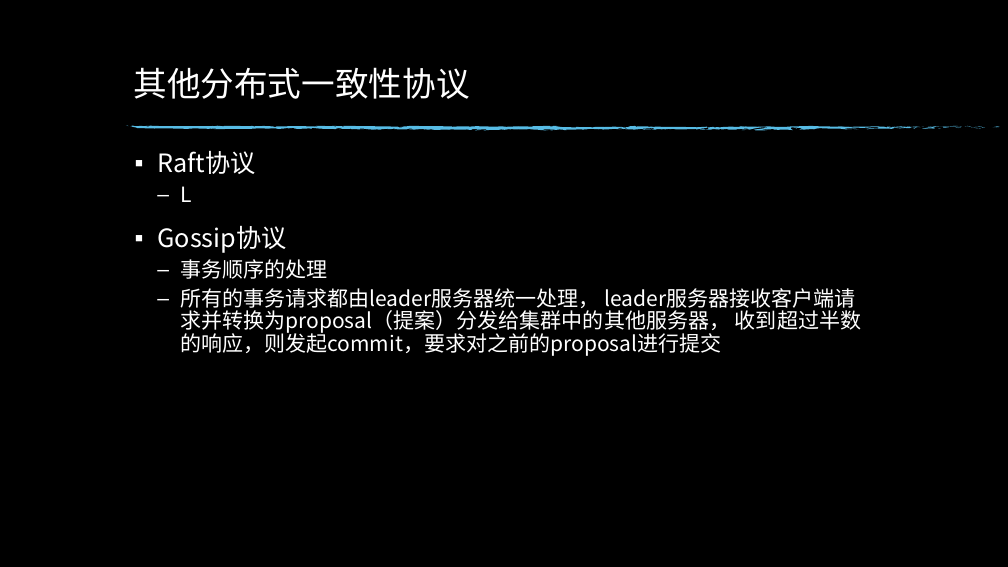
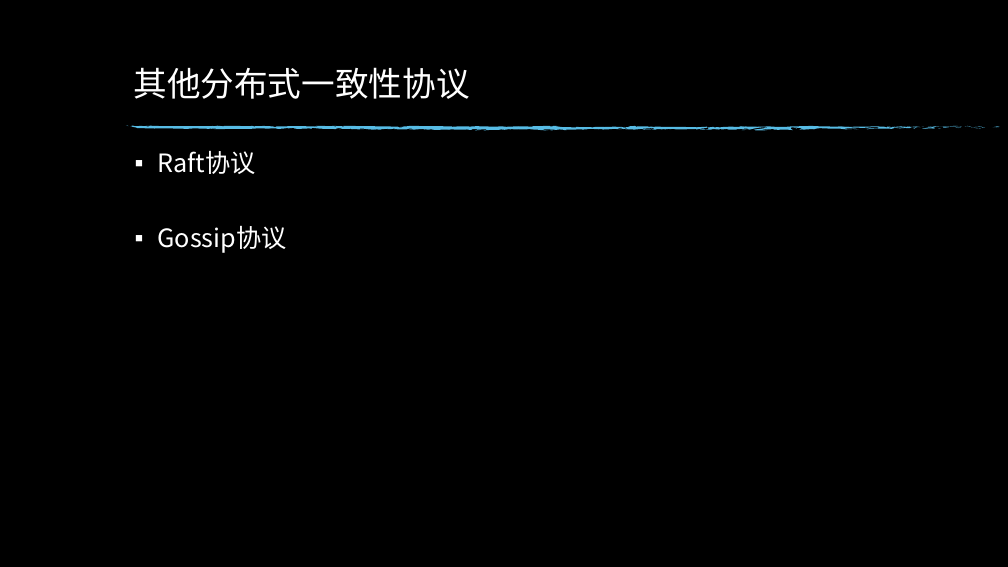
Before and after one commit to edwin1215/edwin, a slide deck: slide 28 of 分布式一致性原理.pptx (slide 21 before the commit). Drawn at 1008x567 pixels with LibreOffice and Linux fonts; fonts in the diff are those of the drawing; background and template pictures are left out. Boxes give left, top, right and bottom in pixels: in the first picture for what was removed or moved away, otherwise in the second. Text is boxed around its words. In the diff, an @@ line names an element or a change of style, - is before the commit and + after.

```diff
--- a/分布式一致性原理.pptx
+++ b/分布式一致性原理.pptx
@@ text at <box>180,186,191,202</box>: paragraph removed @@
-  – L
@@ text at <box>180,259,861,356</box>: paragraphs removed @@
-  – 事务顺序的处理
-  – 所有的事务请求都由leader服务器统一处理， leader服务器接收客户端请求并转换为proposal（提案）分发给集群中的其他服务器， 收到超过半数的响应，则发起commit，要求对之前的proposal进行提交
```
Also in this commit, not shown: 4 other slides changed, 8 slides added.
